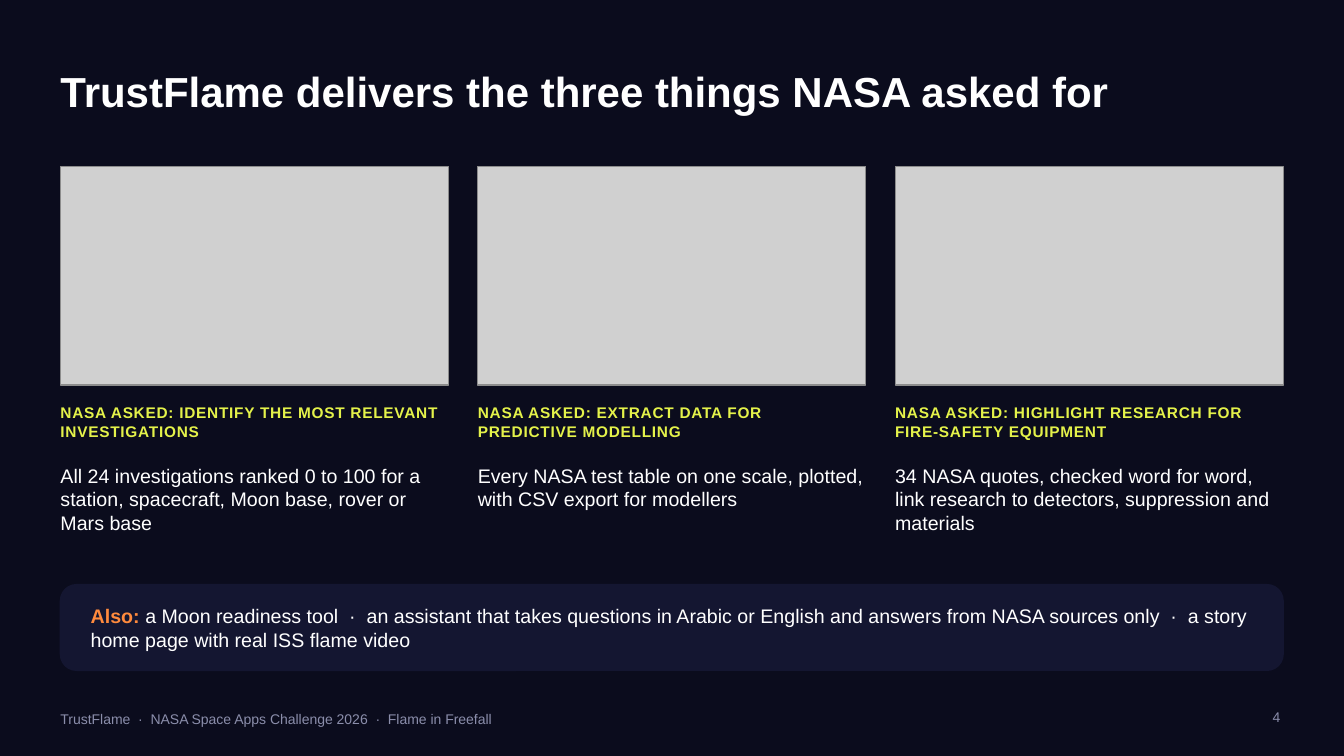
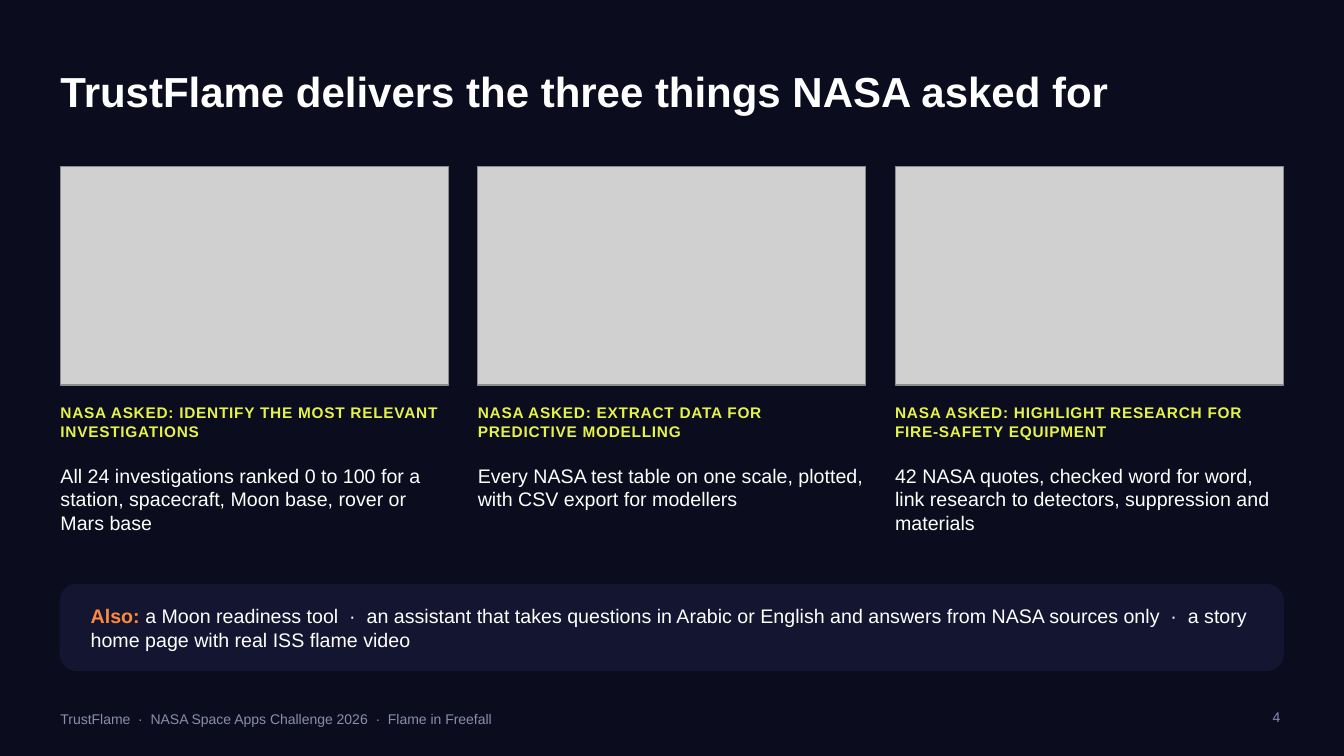
Before and after one commit to mariadwaghrh/flame-in-freefall, a slide deck: slide 4 of presentation/TrustFlame_deck.pptx. Drawn at 1344x756 pixels with LibreOffice and Linux fonts; fonts in the diff are those of the drawing; grey boxes stand for pictures. Boxes give left, top, right and bottom in pixels: in the first picture for what was removed or moved away, otherwise in the second. Text is boxed around its words. In the diff, an @@ line names an element or a change of style, - is before the commit and + after.

```diff
--- a/presentation/TrustFlame_deck.pptx
+++ b/presentation/TrustFlame_deck.pptx
@@ text at (895, 468, 1269, 531): text changed @@
-34 NASA quotes, checked word for word, link research to detectors, suppression and materials
+42 NASA quotes, checked word for word, link research to detectors, suppression and materials
```
Also in this commit, not shown: 1 other slide changed, 15 other files.
